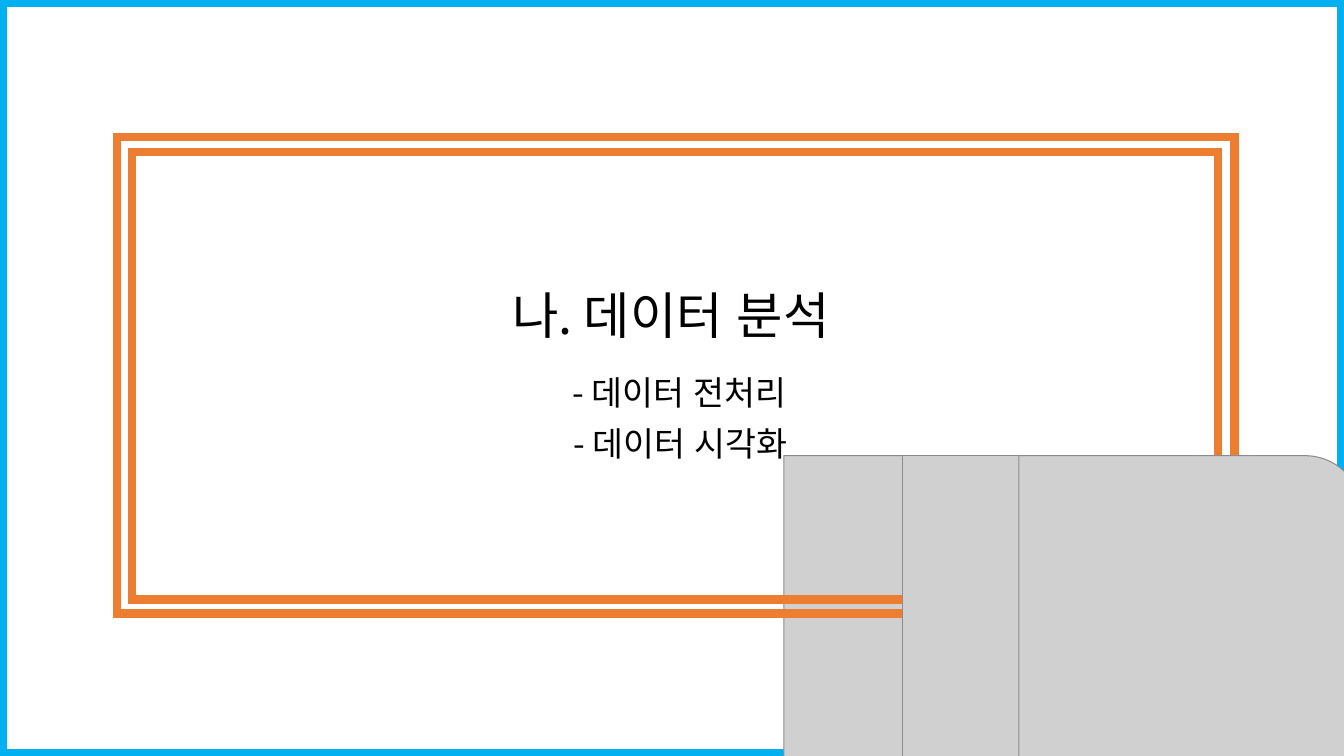
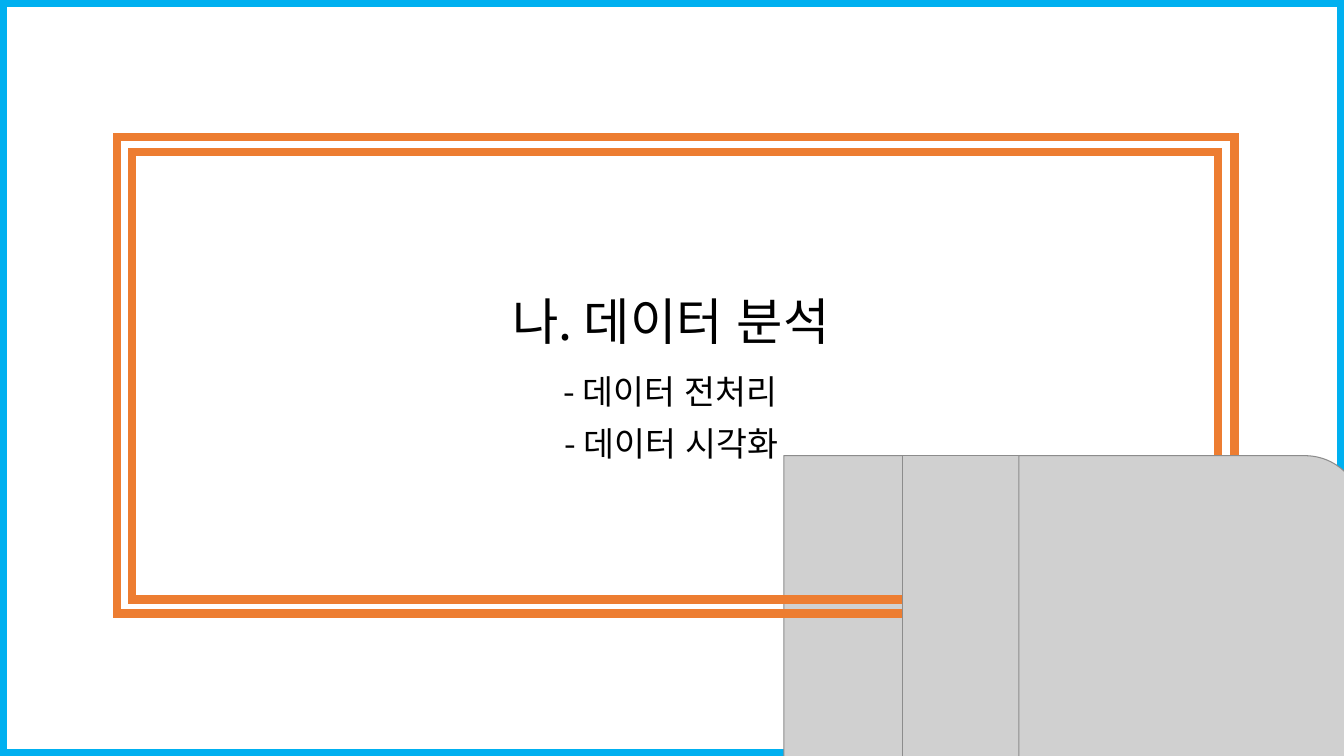
Before and after one commit to seungjae1162/SportsData, a slide deck: slide 6 of standard_in_2020-12-31/코로나19에따른 스포츠시설 폐업 수(20201228_20210103).pptx (slide 7 before the commit). Drawn at 1344x756 pixels with LibreOffice and Linux fonts; fonts in the diff are those of the drawing; grey boxes stand for pictures. Boxes give left, top, right and bottom in pixels: in the first picture for what was removed or moved away, otherwise in the second. Text is boxed around its words. In the diff, an @@ line names an element or a change of style, - is before the commit and + after.

```diff
--- a/standard_in_2020-12-31/코로나19에따른 스포츠시설 폐업 수(20201228_20210103).pptx
+++ b/standard_in_2020-12-31/코로나19에따른 스포츠시설 폐업 수(20201228_20210103).pptx
@@ text "나. 데이터 분석": place and size @@
-text "나. 데이터 분석" at (512, 292, 830, 338)
+text "나. 데이터 분석" at (512, 298, 830, 344)
@@ text "- 데이터 전처리": place and size @@
-text "- 데이터 전처리" at (592, 377, 787, 408)
+text "- 데이터 전처리" at (582, 376, 778, 407)
@@ text "- 데이터 시각화" rewrapped from (593, 428, 788, 466) to (583, 428, 779, 459) @@
```
Also in this commit, not shown: 8 other slides changed, 5 slides added.
